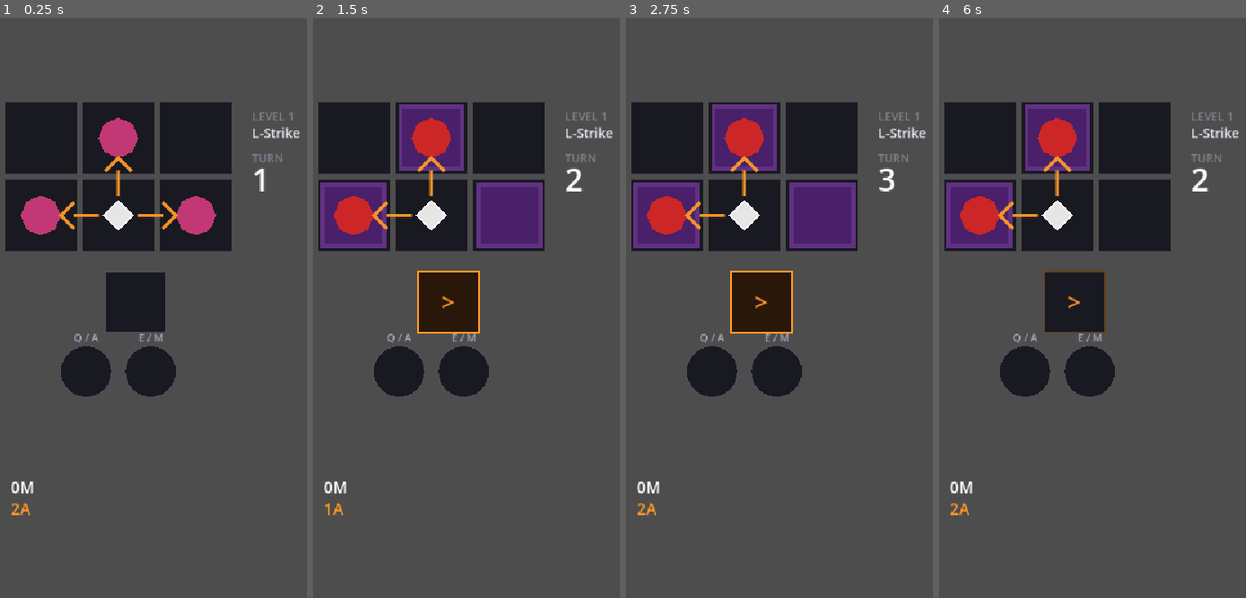
Above: before the commit, frames 1-4 (left to right).
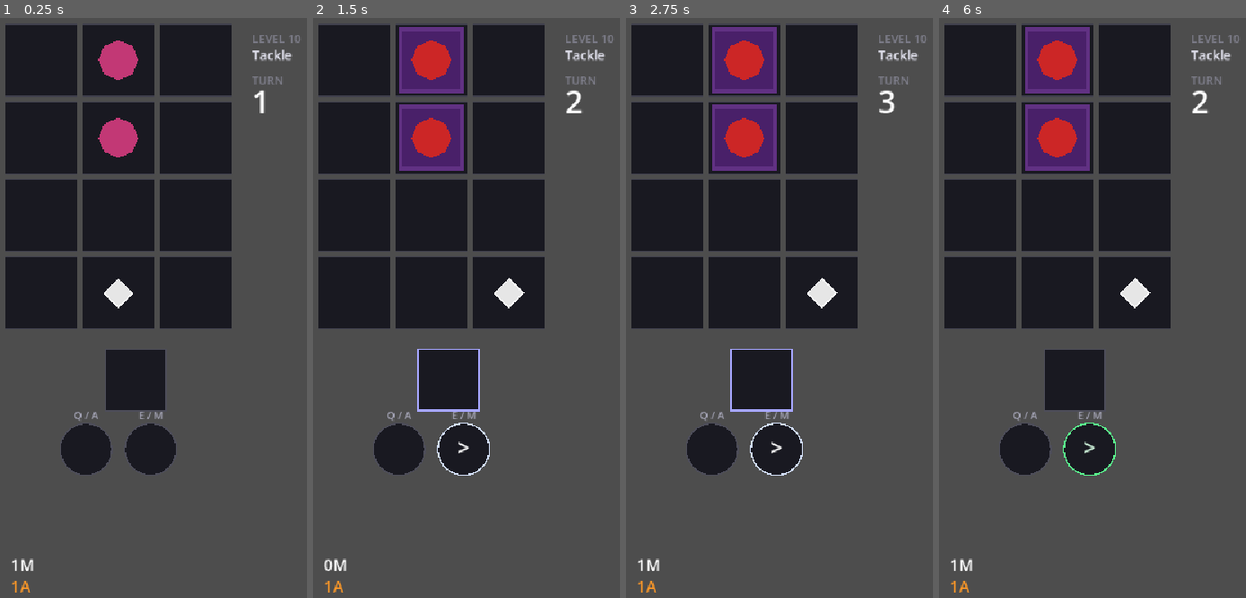
Above: after the commit, the same moments.

Repository: Periodev/DIR
Game: Godot game, scene res://main.tscn
Same seed, same stepped clock (60 frames per second), same inputs: the game is played once before the commit and once after it.
Inputs:
- Up to frame 1 (0.25 s): no input
- Up to frame 2 (1.5 s): tap Enter at 0.5 s; hold Right 0.53-1.28 s; tap 1 at 0.6 s; tap Space at 0.77, 1.25 s; hold Down from 1.28 s (still down); tap 2 at 1.35 s
- Up to frame 3 (2.75 s): tap Space at 1.52 s; tap Enter at 2 s; release Down at 2.03 s; hold Right from 2.03 s (still down); tap 3 at 2.1 s
- Up to frame 4 (6 s): tap Space at 2.75, 3.02, 3.77, 4.25, 4.52 s; release Right at 2.78 s; hold Up 2.78-3.53 s; tap 4 at 2.85 s; tap Enter at 3.5, 5.85 s; hold Left 3.53-5.03 s; tap R at 3.6 s; tap Q at 4.35 s; hold Down 5.03-5.78 s; tap E at 5.1 s; hold Right from 5.78 s (still down)

The runs differ from the first frame. In frame 1, 24% of the frame differs, in the area x 1-98%, y 1-100%; in frame 2, 27%; in frame 3, 27%; in frame 4, 25%.

Commit message:
Add zone-based level sets and zone 2 progression

Diff:
--- a/godot_project/scripts/LevelConstants.gd
+++ b/godot_project/scripts/LevelConstants.gd
@@ -1,139 +1,35 @@
 class_name LevelConstants
 extends RefCounted
 
-const LEVELS := [
-	{
-		"id": 1,
-		"title": "L-Strike",
-		"object_map": """
-.E.
-E@E
-""",
-		"direction_map": "",
-		"move_limit": 0,
-		"attack_limit": 2,
-		"unlocked_slot_count": 1,
-	},
+const Zone1 = preload("res://scripts/LevelConstants_Zone1.gd")
+const Zone2 = preload("res://scripts/LevelConstants_Zone2.gd")
 
-	{
-		"id": 2,
-		"title": "Align",
-		"object_map": """
-.E.
-E@E
-.E.
-""",
-		"direction_map": "",
-		"move_limit": 0,
-		"attack_limit": 2,
-		"unlocked_slot_count": 1,
-	},
-
-	{
-		"id": 3,
-		"title": "Reposition",
-		"object_map": """
-...
-.EE
-EE@
-""",
-		"direction_map": "",
-		"move_limit": 1,
-		"attack_limit": 2,
-		"unlocked_slot_count": 1,
-	},
-
-	{
-		"id": 4,
-		"title": "Buffer",
-		"object_map": """
-...
-.EE
-E.@
-""",
-		"direction_map": "",
-		"move_limit": 1,
-		"attack_limit": 2,
-		"unlocked_slot_count": 1,
-	},
-
-	{
-		"id": 5,
-		"title": "Extend",
-		"object_map": """
-..E
-...
-E@E
-""",
-		"direction_map": "",
-		"move_limit": 2,
-		"attack_limit": 2,
-		"unlocked_slot_count": 1,
-	},
-
-	{
-		"id": 6,
-		"title": "Return",
-		"object_map": """
-E..
-@.E
-E..
-""",
-		"direction_map": "",
-		"move_limit": 2,
-		"attack_limit": 2,
-		"unlocked_slot_count": 1,
-	},
-
-	{
-		"id": 7,
-		"title": "Corner",
-		"object_map": """
-E..
-E..
-E@.
-""",
-		"direction_map": "",
-		"move_limit": 2,
-		"attack_limit": 2,
-		"unlocked_slot_count": 1,
-	},
-
-	{
-		"id": 8,
-		"title": "Separate",
-		"object_map": """
-..E.
-.E..
-E@..
-..E.
-""",
-		"direction_map": "",
-		"move_limit": 2,
-		"attack_limit": 2,
-		"unlocked_slot_count": 1,
-	},
-
-	{
-		"id": 9,
-		"title": "Sequence",
-		"object_map": """
-....
-.EE.
-.@E.
-E..E
-""",
-		"direction_map": "",
-		"move_limit": 3,
-		"attack_limit": 3,
-		"unlocked_slot_count": 1,
-	},
-
-
-]
+const DEFAULT_LOAD_ZONE: int = 2
 
 
 static func first_level() -> Dictionary:
-	if LEVELS.is_empty():
+	var levels: Array = all_levels()
+	if levels.is_empty():
 		return {}
-	return LEVELS[0].duplicate(true)
+	return levels[0].duplicate(true)
+
+
+static func first_level_index_for_zone(zone: int) -> int:
+	var levels: Array = all_levels()
+	for i: int in levels.size():
+		var level: Dictionary = levels[i]
+		if int(level.get("zone", 1)) == zone:
+			return i
+	return 0
+
+
+static func all_levels() -> Array:
+	var result: Array = []
+	var next_id: int = 1
+	for source_levels: Array in [Zone1.LEVELS, Zone2.LEVELS]:
+		for source_level: Dictionary in source_levels:
+			var level: Dictionary = source_level.duplicate(true)
+			level["id"] = next_id
+			result.append(level)
+			next_id += 1
+	return result
--- /dev/null
+++ b/godot_project/scripts/LevelConstants_Zone1.gd
@@ -0,0 +1,146 @@
+class_name LevelConstantsZone1
+extends RefCounted
+
+const LEVELS := [
+	{
+		"zone": 1,
+		"index": 1,
+		"code": "1-1",
+		"title": "L-Strike",
+		"object_map": """
+.E.
+E@E
+""",
+		"direction_map": "",
+		"move_limit": 0,
+		"attack_limit": 2,
+		"unlocked_slot_count": 1,
+	},
+
+	{
+		"zone": 1,
+		"index": 2,
+		"code": "1-2",
+		"title": "Align",
+		"object_map": """
+.E.
+E@E
+.E.
+""",
+		"direction_map": "",
+		"move_limit": 0,
+		"attack_limit": 2,
+		"unlocked_slot_count": 1,
+	},
+
+	{
+		"zone": 1,
+		"index": 3,
+		"code": "1-3",
+		"title": "Reposition",
+		"object_map": """
+.EE
+EE@
+""",
+		"direction_map": "",
+		"move_limit": 1,
+		"attack_limit": 2,
+		"unlocked_slot_count": 1,
+	},
+
+	{
+		"zone": 1,
+		"index": 4,
+		"code": "1-4",
+		"title": "Buffer",
+		"object_map": """
+.EE
+E.@
+""",
+		"direction_map": "",
+		"move_limit": 1,
+		"attack_limit": 2,
+		"unlocked_slot_count": 1,
+	},
+
+	{
+		"zone": 1,
+		"index": 5,
+		"code": "1-5",
+		"title": "Extend",
+		"object_map": """
+..E
+...
+E@E
+""",
+		"direction_map": "",
+		"move_limit": 2,
+		"attack_limit": 2,
+		"unlocked_slot_count": 1,
+	},
+
+	{
+		"zone": 1,
+		"index": 6,
+		"code": "1-6",
+		"title": "Return",
+		"object_map": """
+E..
+@.E
+E..
+""",
+		"direction_map": "",
+		"move_limit": 2,
+		"attack_limit": 2,
+		"unlocked_slot_count": 1,
+	},
+
+	{
+		"zone": 1,
+		"index": 7,
+		"code": "1-7",
+		"title": "Corner",
+		"object_map": """
+E..
+E..
+E@.
+""",
+		"direction_map": "",
+		"move_limit": 2,
+		"attack_limit": 2,
+		"unlocked_slot_count": 1,
+	},
+
+	{
+		"zone": 1,
+		"index": 8,
+		"code": "1-8",
+		"title": "Pair",
+		"object_map": """
+..E.
+.E..
+E@..
+..E.
+""",
+		"direction_map": "",
+		"move_limit": 2,
+		"attack_limit": 2,
+		"unlocked_slot_count": 1,
+	},
+
+	{
+		"zone": 1,
+		"index": 9,
+		"code": "1-9",
+		"title": "Sequence",
+		"object_map": """
+.E..
+.@E.
+E.EE
+""",
+		"direction_map": "",
+		"move_limit": 2,
+		"attack_limit": 3,
+		"unlocked_slot_count": 1,
+	},
+]
--- /dev/null
+++ b/godot_project/scripts/LevelConstants_Zone2.gd
@@ -0,0 +1,175 @@
+class_name LevelConstantsZone2
+extends RefCounted
+
+const LEVELS := [
+	{
+		"zone": 2,
+		"index": 1,
+		"code": "2-1",
+		"title": "Tackle",
+		"object_map": """
+.E.
+.E.
+...
+.@.
+""",
+		"direction_map": "",
+		"move_limit": 1,
+		"attack_limit": 1,
+		"unlocked_slot_count": 1,
+	},
+
+	{
+		"zone": 2,
+		"index": 2,
+		"code": "2-2",
+		"title": "Dual",
+		"object_map": """
+.E.
+...
+.E.
+.@.
+""",
+		"direction_map": "",
+		"move_limit": 1,
+		"attack_limit": 1,
+		"unlocked_slot_count": 1,
+	},
+
+	{
+		"zone": 2,
+		"index": 3,
+		"code": "2-3",
+		"title": "Stop",
+		"object_map": """
+...
+.E.
+.E.
+.@.
+""",
+		"direction_map": "",
+		"move_limit": 1,
+		"attack_limit": 1,
+		"unlocked_slot_count": 1,
+	},
+
+	{
+		"zone": 2,
+		"index": 4,
+		"code": "2-4",
+		"title": "Aim",
+		"object_map": """
+..E
+E..
+..@
+""",
+		"direction_map": "",
+		"move_limit": 1,
+		"attack_limit": 1,
+		"unlocked_slot_count": 1,
+	},
+
+	{
+		"zone": 2,
+		"index": 5,
+		"code": "2-5",
+		"title": "Reverse",
+		"object_map": """
+.E.
+.@.
+...
+.E.
+""",
+		"direction_map": "",
+		"move_limit": 1,
+		"attack_limit": 1,
+		"unlocked_slot_count": 1,
+	},
+	{
+		"zone": 2,
+		"index": 6,
+		"code": "2-6",
+		"title": "Approach",
+		"object_map": """
+.E..
+....
+E...
+..@.
+""",
+		"direction_map": "",
+		"move_limit": 2,
+		"attack_limit": 1,
+		"unlocked_slot_count": 1,
+	},
+
+
+	{
+		"zone": 2,
+		"index": 7,
+		"code": "2-7",
+		"title": "Dash",
+		"object_map": """
+...E
+....
+..E.
+.@..
+""",
+		"direction_map": "",
+		"move_limit": 2,
+		"attack_limit": 2,
+		"unlocked_slot_count": 1,
+	},
+
+	{
+		"zone": 2,
+		"index": 8,
+		"code": "2-8",
+		"title": "Cut in",
+		"object_map": """
+.@EE
+..E.
+.EE.
+..E.
+""",
+		"direction_map": "",
+		"move_limit": 1,
+		"attack_limit": 3,
+		"unlocked_slot_count": 2,
+	},
+
+	{
+		"zone": 2,
+		"index": 9,
+		"code": "2-9",
+		"title": "Setup",
+		"object_map": """
+E@E
+.E.
+EE.
+""",
+		"direction_map": "",
+		"move_limit": 1,
+		"attack_limit": 3,
+		"unlocked_slot_count": 2,
+	},
+
+	{
+		"zone": 2,
+		"index": 10,
+		"code": "2-10",
+		"title": "Brake",
+		"object_map": """
+@EE
+.EE
+.E.
+""",
+		"direction_map": "",
+		"move_limit": 1,
+		"attack_limit": 3,
+		"unlocked_slot_count": 2,
+	},
+
+
+
+
+]
--- a/godot_project/scripts/Main.gd
+++ b/godot_project/scripts/Main.gd
@@ -6,15 +6,15 @@
 var _debug_level_index: int = 0
 
 func _ready() -> void:
-	_load_level_by_index(_debug_level_index)
+	_load_default_level()
 
 
 func _load_default_level() -> void:
-	_load_level_by_index(0)
+	_load_level_by_index(LevelConstants.first_level_index_for_zone(LevelConstants.DEFAULT_LOAD_ZONE))
 
 
 func _load_level_by_index(index: int) -> void:
-	var levels: Array = LevelConstants.LEVELS
+	var levels: Array = LevelConstants.all_levels()
 	if levels.is_empty():
 		return
 	_debug_level_index = clampi(index, 0, levels.size() - 1)
